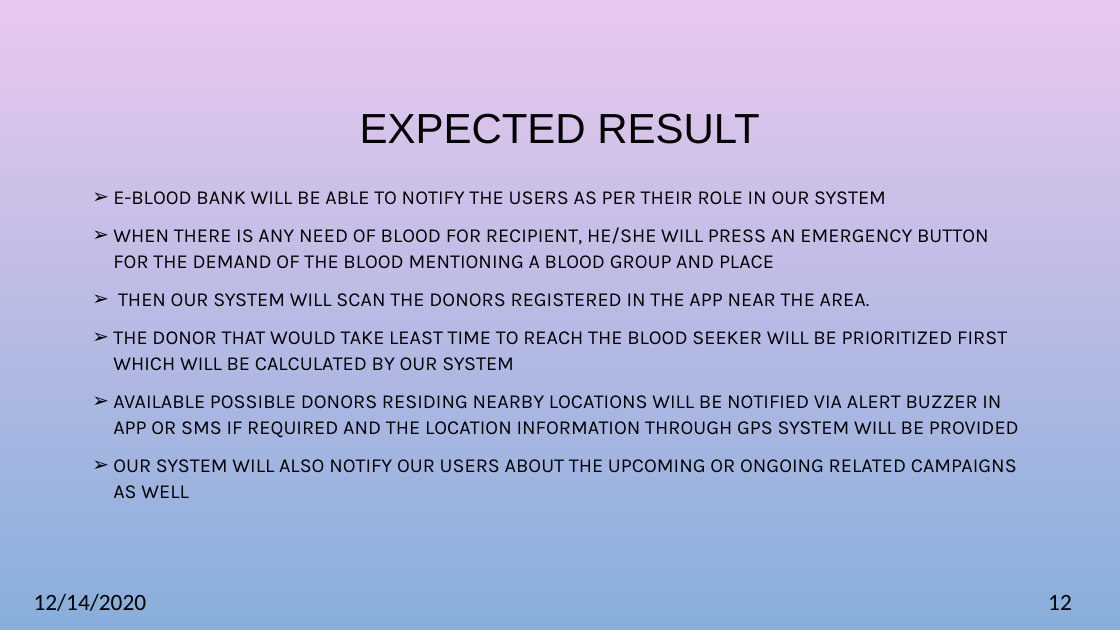
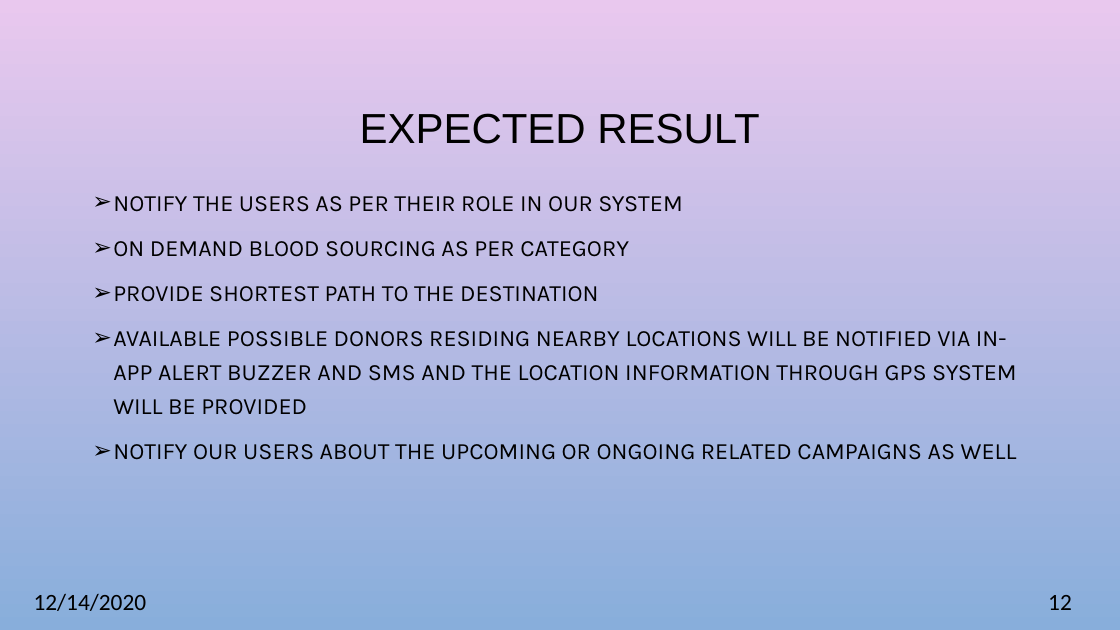
Before and after one commit to deuja14/e-blood-bank, a slide deck: slide 12 of E-BloodBank_proposal.pptx. Drawn at 1120x630 pixels with LibreOffice and Linux fonts; fonts in the diff are those of the drawing; background and template pictures are left out. Boxes give left, top, right and bottom in pixels: in the first picture for what was removed or moved away, otherwise in the second. Text is boxed around its words. In the diff, an @@ line names an element or a change of style, - is before the commit and + after.

Commit message:
Slide - Expected Result summarized

```diff
--- a/E-BloodBank_proposal.pptx
+++ b/E-BloodBank_proposal.pptx
@@ text at <box>113,196,1017,460</box>: text changed; size 17 to 20 pt @@
-➢ E-BLOOD BANK WILL BE ABLE TO NOTIFY THE USERS AS PER THEIR ROLE IN OUR SYSTEM
-➢ WHEN THERE IS ANY NEED OF BLOOD FOR RECIPIENT, HE/SHE WILL PRESS AN EMERGENCY BUTTON FOR THE DEMAND OF THE BLOOD MENTIONING A BLOOD GROUP AND PLACE
-➢ THEN OUR SYSTEM WILL SCAN THE DONORS REGISTERED IN THE APP NEAR THE AREA.
-➢ THE DONOR THAT WOULD TAKE LEAST TIME TO REACH THE BLOOD SEEKER WILL BE PRIORITIZED FIRST WHICH WILL BE CALCULATED BY OUR SYSTEM
-➢ AVAILABLE POSSIBLE DONORS RESIDING NEARBY LOCATIONS WILL BE NOTIFIED VIA ALERT BUZZER IN APP OR SMS IF REQUIRED AND THE LOCATION INFORMATION THROUGH GPS SYSTEM WILL BE PROVIDED
-➢ OUR SYSTEM WILL ALSO NOTIFY OUR USERS ABOUT THE UPCOMING OR ONGOING RELATED CAMPAIGNS AS WELL
+➢ NOTIFY THE USERS AS PER THEIR ROLE IN OUR SYSTEM
+➢ ON DEMAND BLOOD SOURCING AS PER CATEGORY
+➢ PROVIDE SHORTEST PATH TO THE DESTINATION
+➢ AVAILABLE POSSIBLE DONORS RESIDING NEARBY LOCATIONS WILL BE NOTIFIED VIA IN-APP ALERT BUZZER AND SMS AND THE LOCATION INFORMATION THROUGH GPS SYSTEM WILL BE PROVIDED
+➢ NOTIFY OUR USERS ABOUT THE UPCOMING OR ONGOING RELATED CAMPAIGNS AS WELL
```
